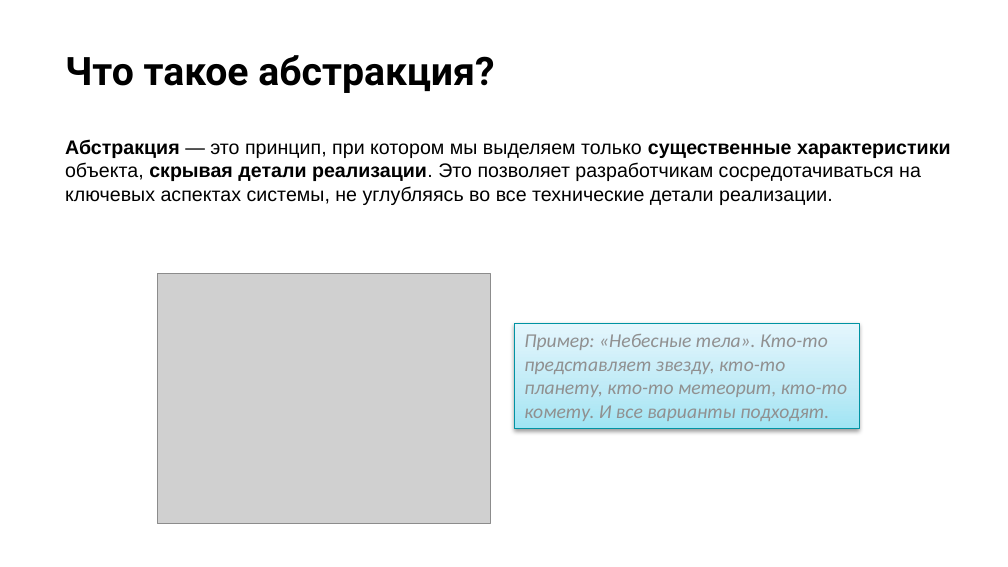
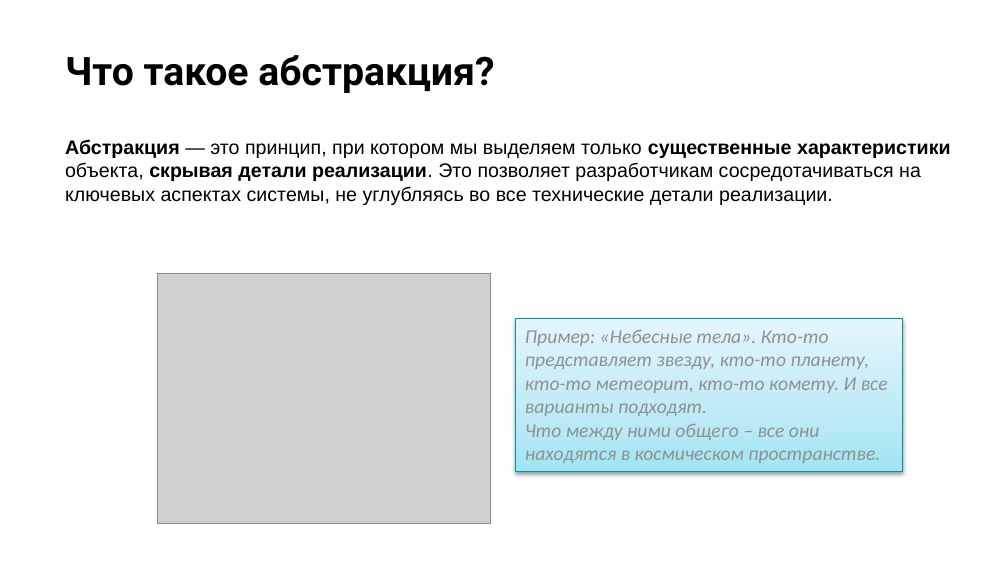
Before and after one commit to NilovPavel/OOP, a slide deck: slide 9 of ООПp.2.pptx. Drawn at 1008x567 pixels with LibreOffice and Linux fonts; fonts in the diff are those of the drawing; grey boxes stand for pictures; background and template pictures are left out. Boxes give left, top, right and bottom in pixels: in the first picture for what was removed or moved away, otherwise in the second. Text is boxed around its words. In the diff, an @@ line names an element or a change of style, - is before the commit and + after.

```diff
--- a/ООПp.2.pptx
+++ b/ООПp.2.pptx
@@ rectangle "Пример: «Небесные тела». Кто-то представляет ..." resized from (x1=514, y1=324, x2=859, y2=428) to (x1=515, y1=319, x2=902, y2=471) @@
@@ text in rectangle at (x1=525, y1=424, x2=880, y2=463): paragraph added @@
+Что между ними общего – все они находятся в космическом пространстве.
```
Also in this commit, not shown: 8 other slides changed, 15 other files.
